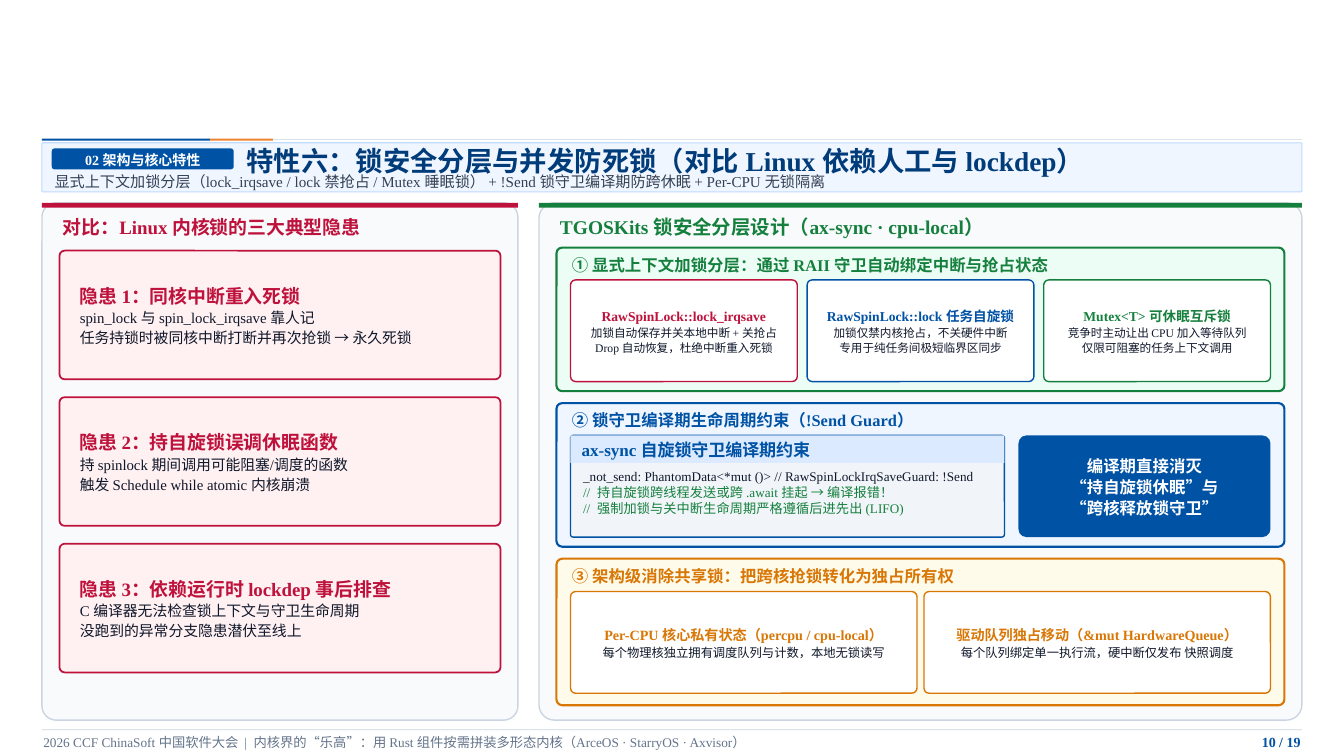
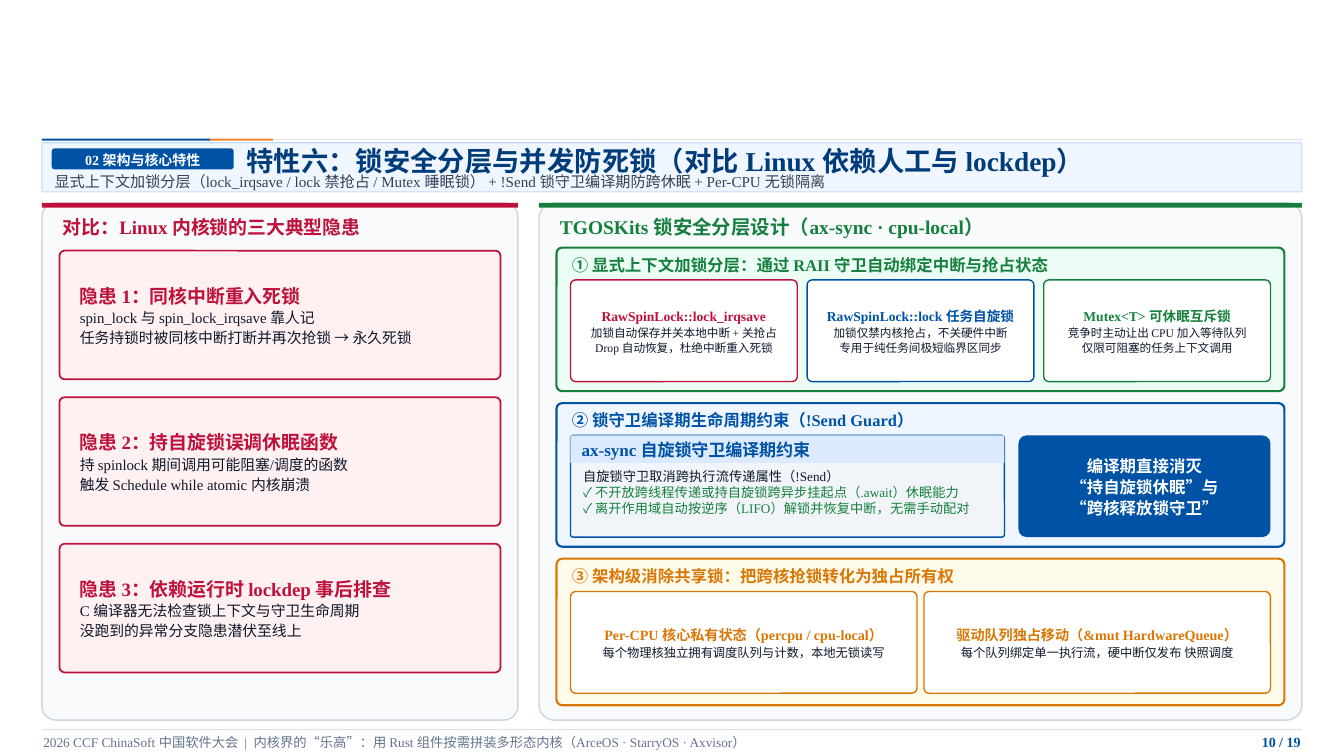
Before and after one commit to ZR233/tgoskits, a slide deck: slide 10 of TGOSKits_Presentation_v4.pptx. Drawn at 1344x756 pixels with LibreOffice and Linux fonts; fonts in the diff are those of the drawing; background and template pictures are left out. Boxes give left, top, right and bottom in pixels: in the first picture for what was removed or moved away, otherwise in the second. Text is boxed around its words. In the diff, an @@ line names an element or a change of style, - is before the commit and + after.

```diff
--- a/TGOSKits_Presentation_v4.pptx
+++ b/TGOSKits_Presentation_v4.pptx
@@ text at (583, 470, 969, 514): text changed; text colour #0F172A to #15803D @@
-_not_send: PhantomData<*mut ()> // RawSpinLockIrqSaveGuard: !Send
-// 持自旋锁跨线程发送或跨 .await 挂起 → 编译报错！
-// 强制加锁与关中断生命周期严格遵循后进先出 (LIFO)
+自旋锁守卫取消跨执行流传递属性（!Send）
+✓ 不开放跨线程传递或持自旋锁跨异步挂起点（.await）休眠能力
+✓ 离开作用域自动按逆序（LIFO）解锁并恢复中断，无需手动配对
```
Also in this commit, not shown: 2 other slides changed, 1 slide added, 1 slide removed, 1 other file.
